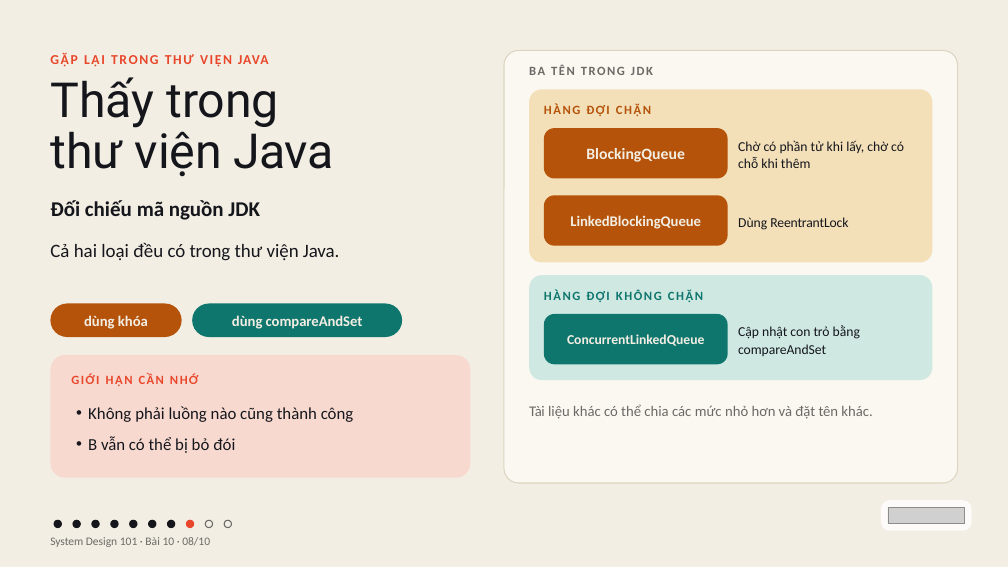
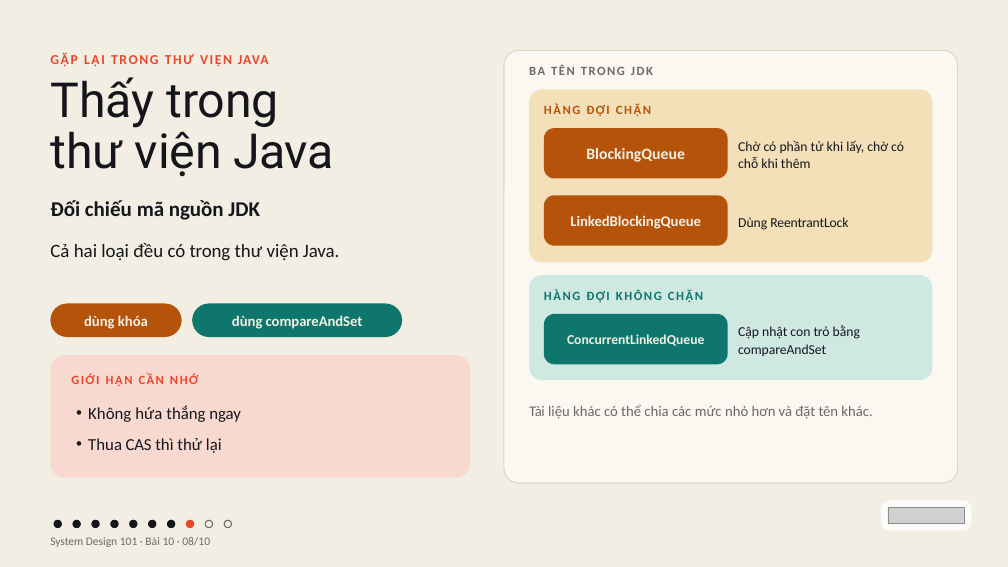
Before and after one commit to vohoailinh90/tool-marketing-studio, a slide deck: slide 8 of system-design-101/vi/lessons/sd-10-010/slides/sd-10-010.pptx. Drawn at 1008x567 pixels with LibreOffice and Linux fonts; fonts in the diff are those of the drawing; grey boxes stand for pictures. Boxes give left, top, right and bottom in pixels: in the first picture for what was removed or moved away, otherwise in the second. Text is boxed around its words. In the diff, an @@ line names an element or a change of style, - is before the commit and + after.

```diff
--- a/system-design-101/vi/lessons/sd-10-010/slides/sd-10-010.pptx
+++ b/system-design-101/vi/lessons/sd-10-010/slides/sd-10-010.pptx
@@ text at (88, 405, 240, 453): text changed @@
-• Không phải luồng nào cũng thành công
-• B vẫn có thể bị bỏ đói
+• Không hứa thắng ngay
+• Thua CAS thì thử lại
```
Also in this commit, not shown: 9 other slides changed.
